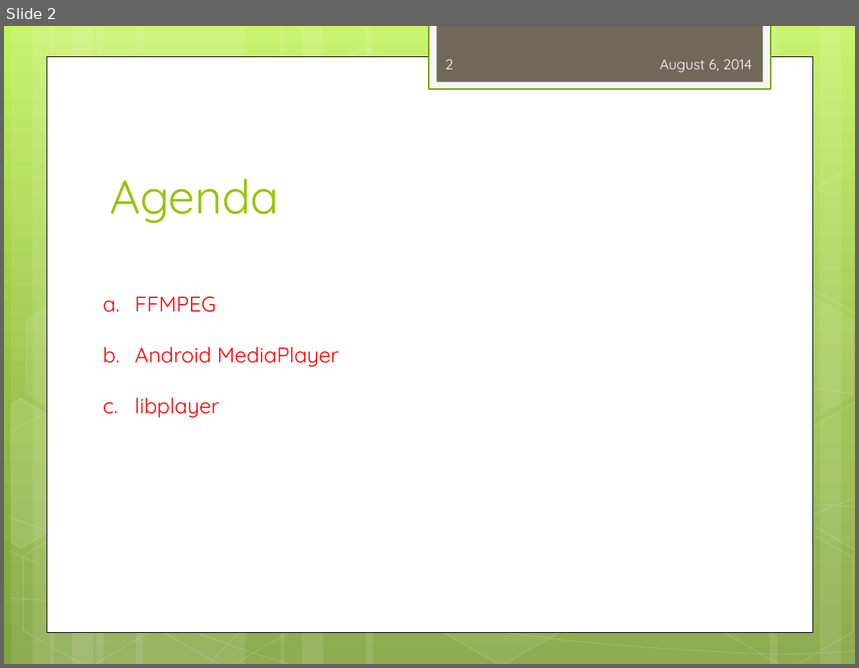
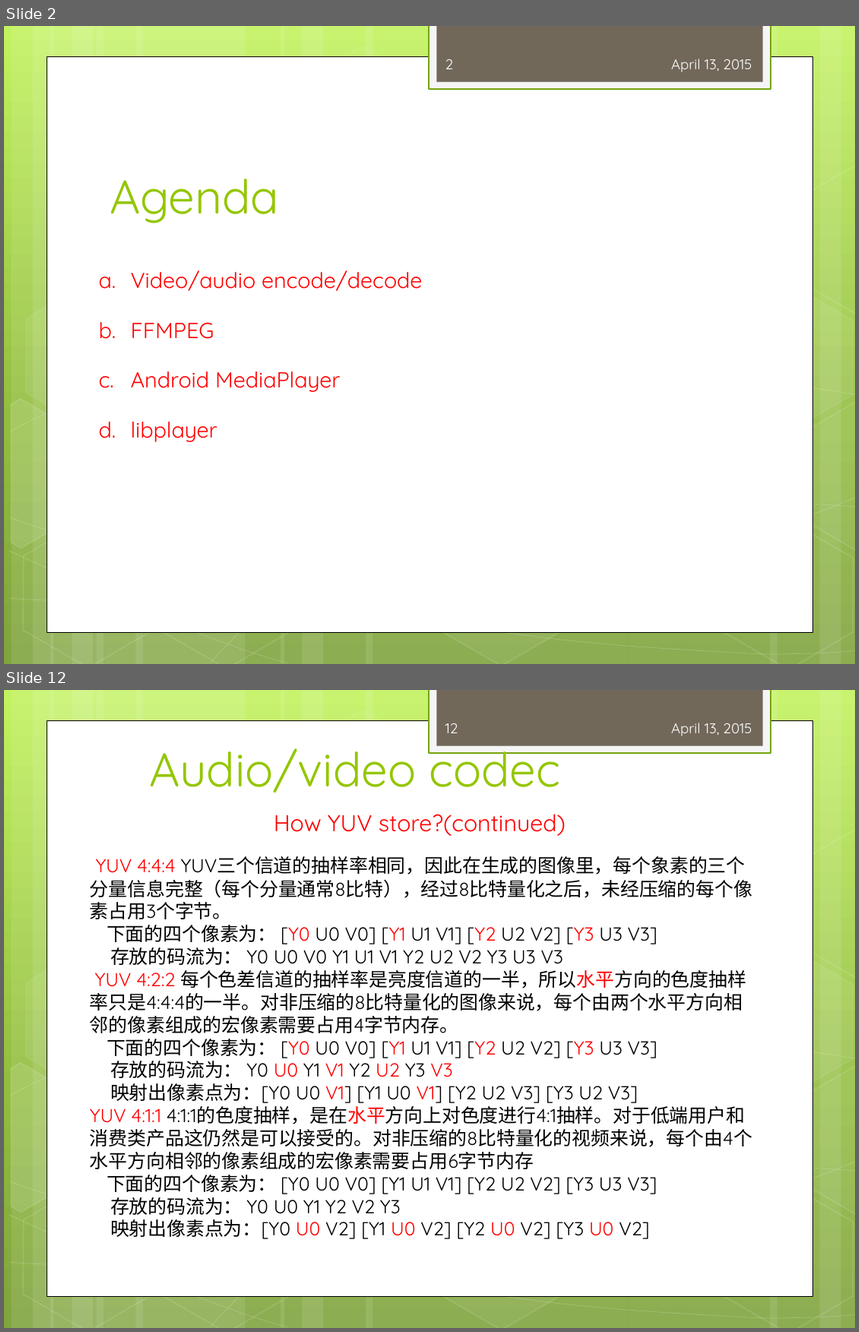
Before and after one commit to peterjerry/MeetSDK, a slide deck: engine2/Doc/training/mediaplayer_training.pptx. Shown one above the other, each under a label of ours: slide 2 before the commit, slides 2 and 12 after it; the slides between them are not shown. The pictures are 859x668 and 859x1332 pixels, drawn with LibreOffice and Linux fonts; fonts in the diff are those of the drawing. Boxes give left, top, right and bottom in pixels: in the first picture for what was removed or moved away, otherwise in the second. Text is boxed around its words. In the diff, an @@ line names an element or a change of style, - is before the commit and + after.

```diff
--- a/engine2/Doc/training/mediaplayer_training.pptx
+++ b/engine2/Doc/training/mediaplayer_training.pptx
@@ slide 12 added at (4, 690, 855, 1328), background gradient #C3F35F to #93BF3F to #81A53E; not listed: 31 template elements that a slide beside it also shows @@
@@ page number added at (446, 723, 458, 733), 12 pt, text #FEFEFE @@
+12
@@ text added at (671, 723, 752, 736), 12 pt, text #FEFEFE @@
+April 13, 2015
@@ title added at (150, 738, 560, 793), 40 pt, text #94C600 @@
+Audio/video codec
@@ text added at (274, 814, 566, 836), 19.6 pt, text #FF0000 @@
+How YUV store?(continued)
@@ text added at (90, 856, 753, 1239), 16 pt, text #000000 @@
+YUV 4:4:4 YUV三个信道的抽样率相同，因此在生成的图像里，每个象素的三个分量信息完整（每个分量通常8比特），经过8比特量化之后，未经压缩的每个像素占用3个字节。
+下面的四个像素为： [Y0 U0 V0] [Y1 U1 V1] [Y2 U2 V2] [Y3 U3 V3]
+存放的码流为： Y0 U0 V0 Y1 U1 V1 Y2 U2 V2 Y3 U3 V3
+YUV 4:2:2 每个色差信道的抽样率是亮度信道的一半，所以水平方向的色度抽样率只是4:4:4的一半。对非压缩的8比特量化的图像来说，每个由两个水平方向相邻的像素组成的宏像素需要占用4字节内存。
+下面的四个像素为： [Y0 U0 V0] [Y1 U1 V1] [Y2 U2 V2] [Y3 U3 V3]
+存放的码流为： Y0 U0 Y1 V1 Y2 U2 Y3 V3
+映射出像素点为：[Y0 U0 V1] [Y1 U0 V1] [Y2 U2 V3] [Y3 U2 V3]
+YUV 4:1:1 4:1:1的色度抽样，是在水平方向上对色度进行4:1抽样。对于低端用户和消费类产品这仍然是可以接受的。对非压缩的8比特量化的视频来说，每个由4个水平方向相邻的像素组成的宏像素需要占用6字节内存
+下面的四个像素为： [Y0 U0 V0] [Y1 U1 V1] [Y2 U2 V2] [Y3 U3 V3]
+存放的码流为： Y0 U0 Y1 Y2 V2 Y3
+映射出像素点为：[Y0 U0 V2] [Y1 U0 V2] [Y2 U0 V2] [Y3 U0 V2]
@@ slide 2 changed as well @@
@@ text at (671, 59, 752, 72): text changed @@
-August 6, 2014
+April 13, 2015
@@ text "Video/audio encode/decode": place and size @@
-text "Video/audio encode/decode" at (135, 297, 339, 418)
+text "Video/audio encode/decode" at (131, 271, 422, 442)
@@ text at (131, 271, 422, 291): paragraph added @@
+a. Video/audio encode/decode
@@ text at (131, 322, 341, 442): size 18 to 18.5 pt in "FFMPEG", "Android MediaPlayer", "libplayer"; line spacing 2 to 1.9 @@
```
Also in this commit, not shown: 6 other slides changed, 37 other slides added, 1 slide removed, 4 other files.
